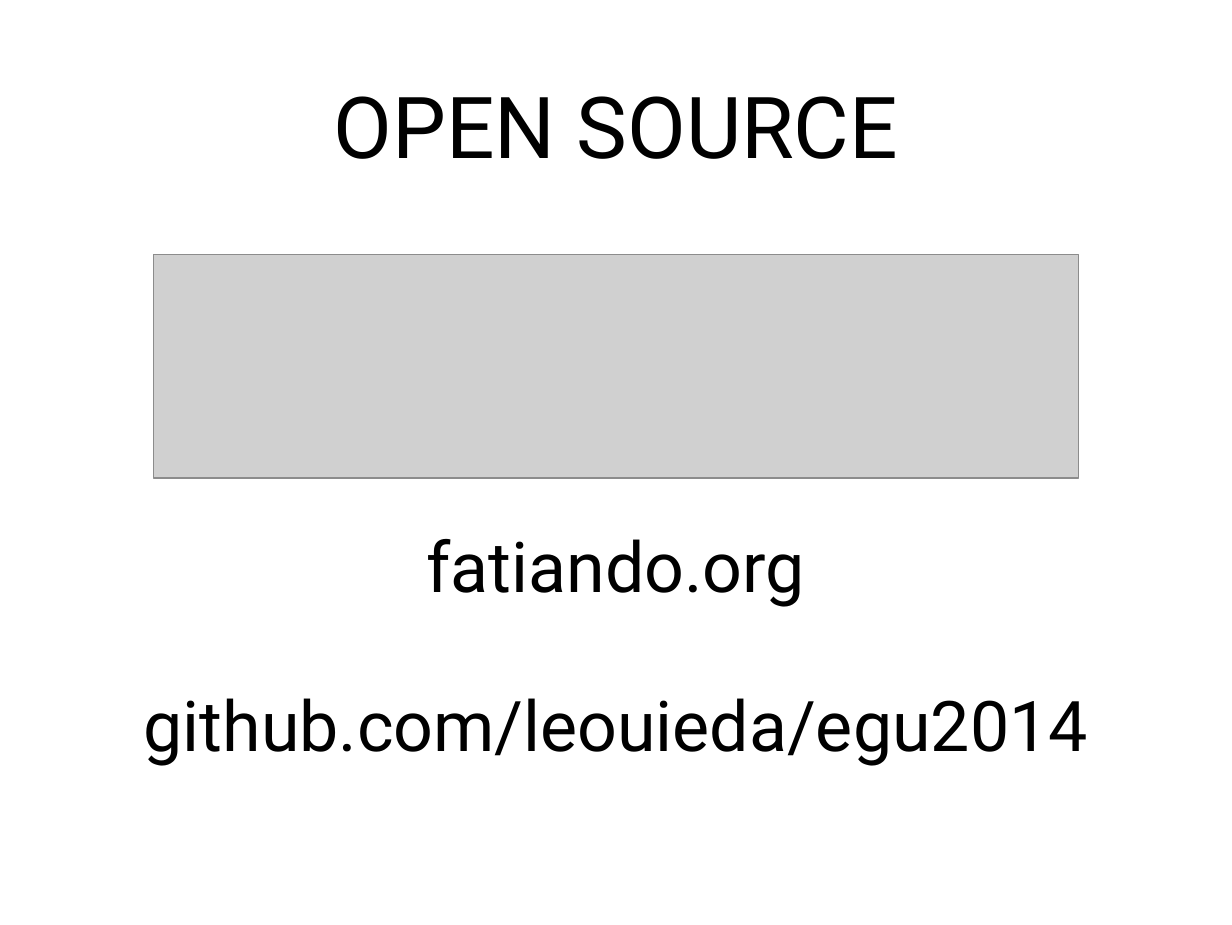
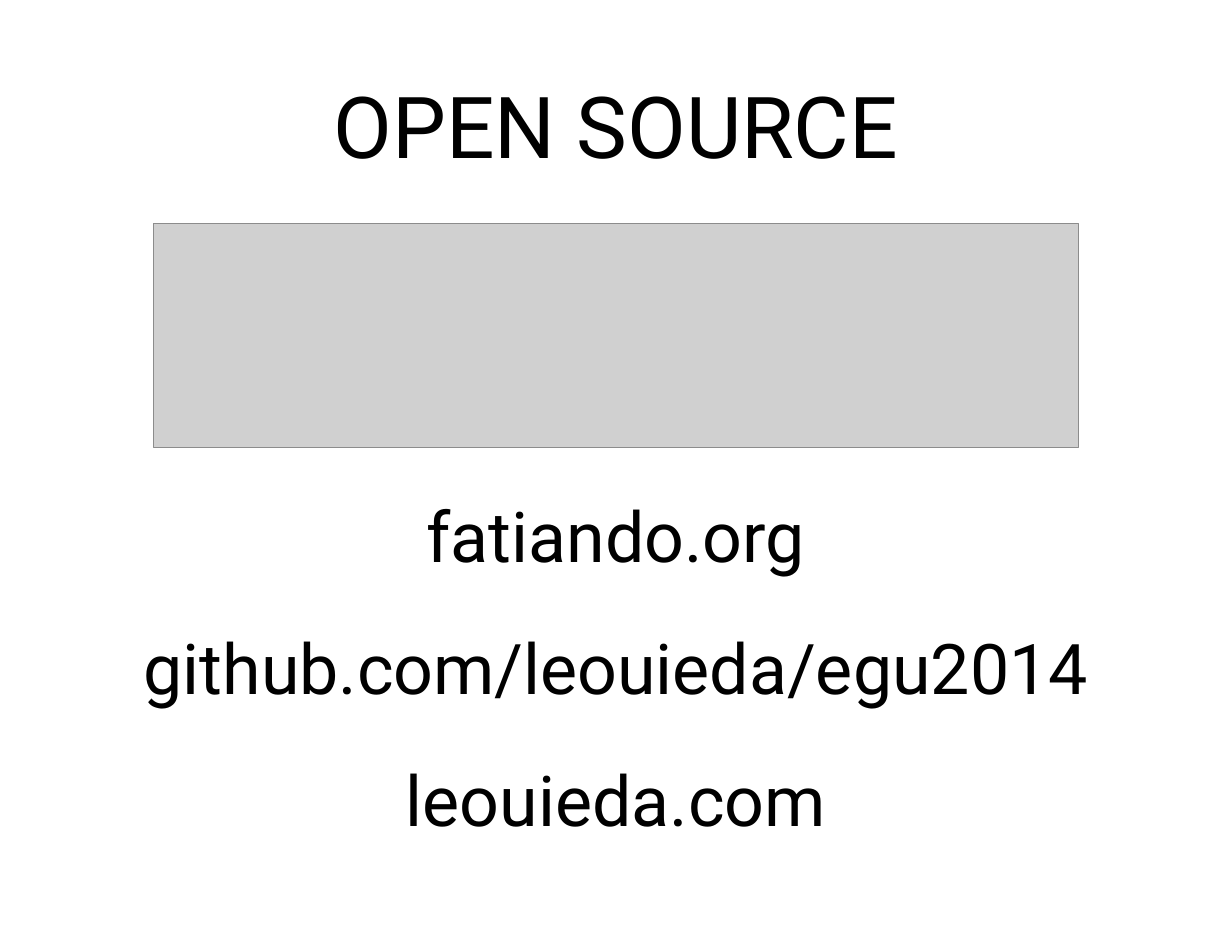
Before and after one commit to leouieda/egu2014, a slide deck: slide 61 of presentation/slides.odp. Drawn at 1232x925 pixels with LibreOffice and Linux fonts; fonts in the diff are those of the drawing; grey boxes stand for pictures. Boxes give left, top, right and bottom in pixels: in the first picture for what was removed or moved away, otherwise in the second. Text is boxed around its words. In the diff, an @@ line names an element or a change of style, - is before the commit and + after.

```diff
--- a/presentation/slides.odp
+++ b/presentation/slides.odp
@@ picture: place and size @@
-picture at [153, 255, 1079, 478]
+picture at [153, 224, 1079, 447]
@@ title "fatiando.org": place and size @@
-title "fatiando.org" at [427, 539, 805, 607]
+title "fatiando.org" at [427, 509, 805, 577]
@@ title "github.com/leouieda/egu2014": place and size @@
-title "github.com/leouieda/egu2014" at [144, 698, 1088, 766]
+title "github.com/leouieda/egu2014" at [144, 641, 1088, 709]
@@ title added at [406, 773, 826, 827], 45 pt, text #000000 @@
+leouieda.com
```
Also in this commit, not shown: 1 other slide changed, 1 other file.
